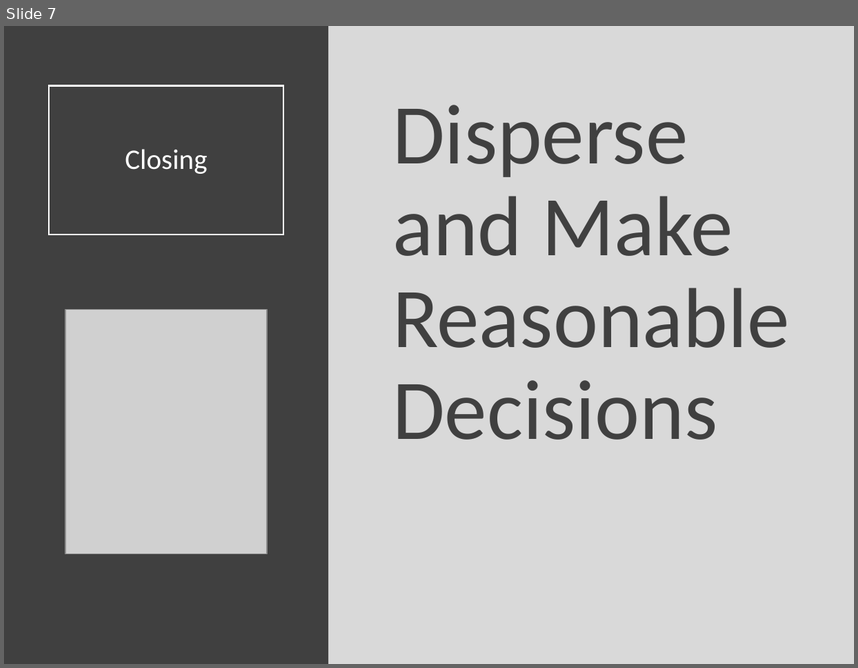
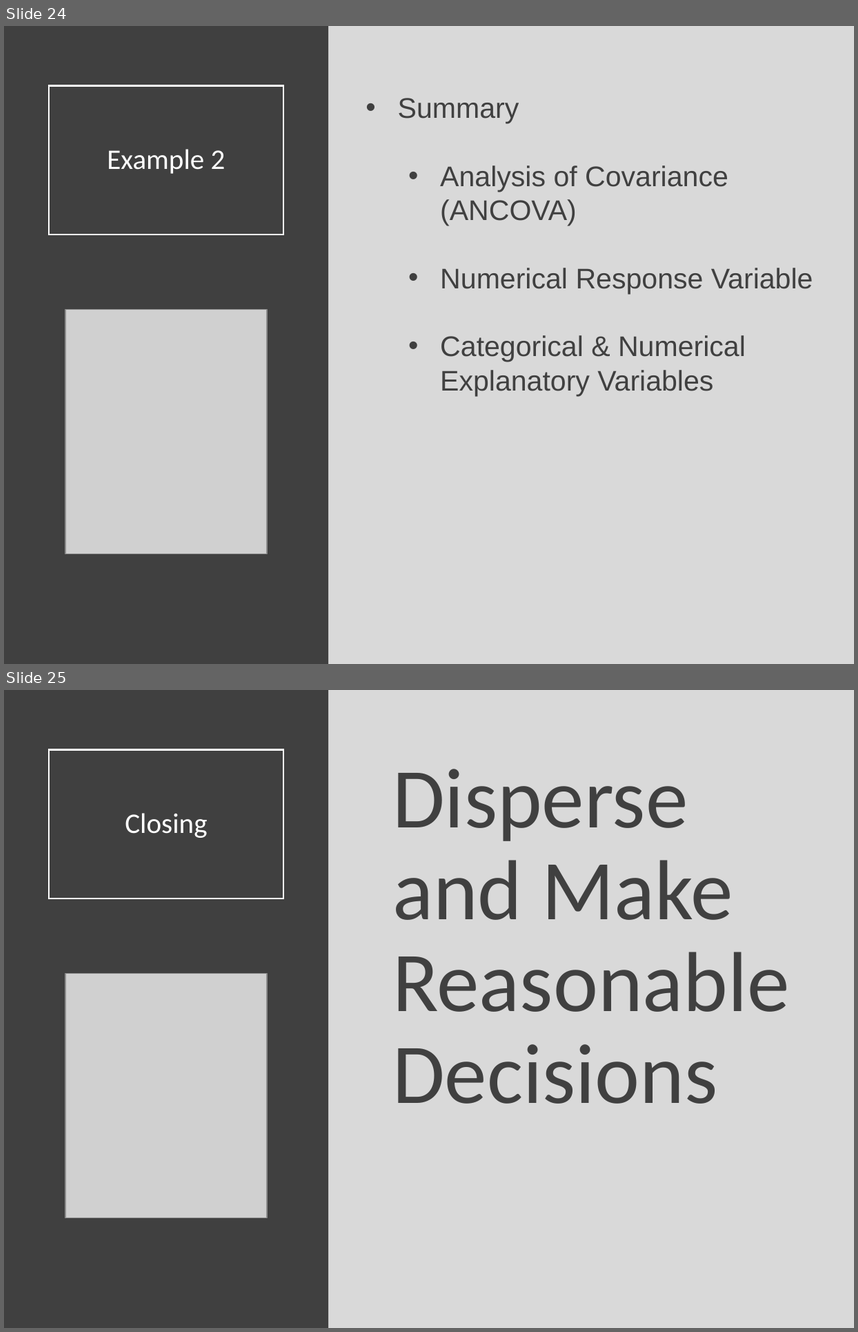
Before and after one commit to Yixf-Self/STOR320_WEBSITE, a slide deck: Lecture/Lecture 27/Lecture 27.pptx. Shown one above the other, each under a label of ours: slide 7 before the commit, slides 24 and 25 after it. The pictures are 858x668 and 858x1332 pixels, drawn with LibreOffice and Linux fonts; fonts in the diff are those of the drawing; grey boxes stand for pictures. Boxes give left, top, right and bottom in pixels: in the first picture for what was removed or moved away, otherwise in the second. Text is boxed around its words. In the diff, an @@ line names an element or a change of style, - is before the commit and + after.

```diff
--- a/Lecture/Lecture 27/Lecture 27.pptx
+++ b/Lecture/Lecture 27/Lecture 27.pptx
@@ slide 24 added at (4, 26, 854, 664), background #D9D9D9 @@
@@ rectangle added at (4, 26, 329, 664), fill #404040 @@
@@ title added at (49, 85, 283, 234), outline #FFFFFF 1.5 pt, 24 pt, text #FFFFFF @@
+Example 2
@@ text added at (398, 98, 813, 396), 24 pt, text #404040 @@
+• Summary
+  • Analysis of Covariance (ANCOVA)
+  • Numerical Response Variable
+  • Categorical & Numerical Explanatory Variables
@@ picture added at (65, 309, 267, 553) @@
@@ what was slide 7 is now slide 25 @@
```
Also in this commit, not shown: 1 slide changed, 17 other slides added, 5 other files.
